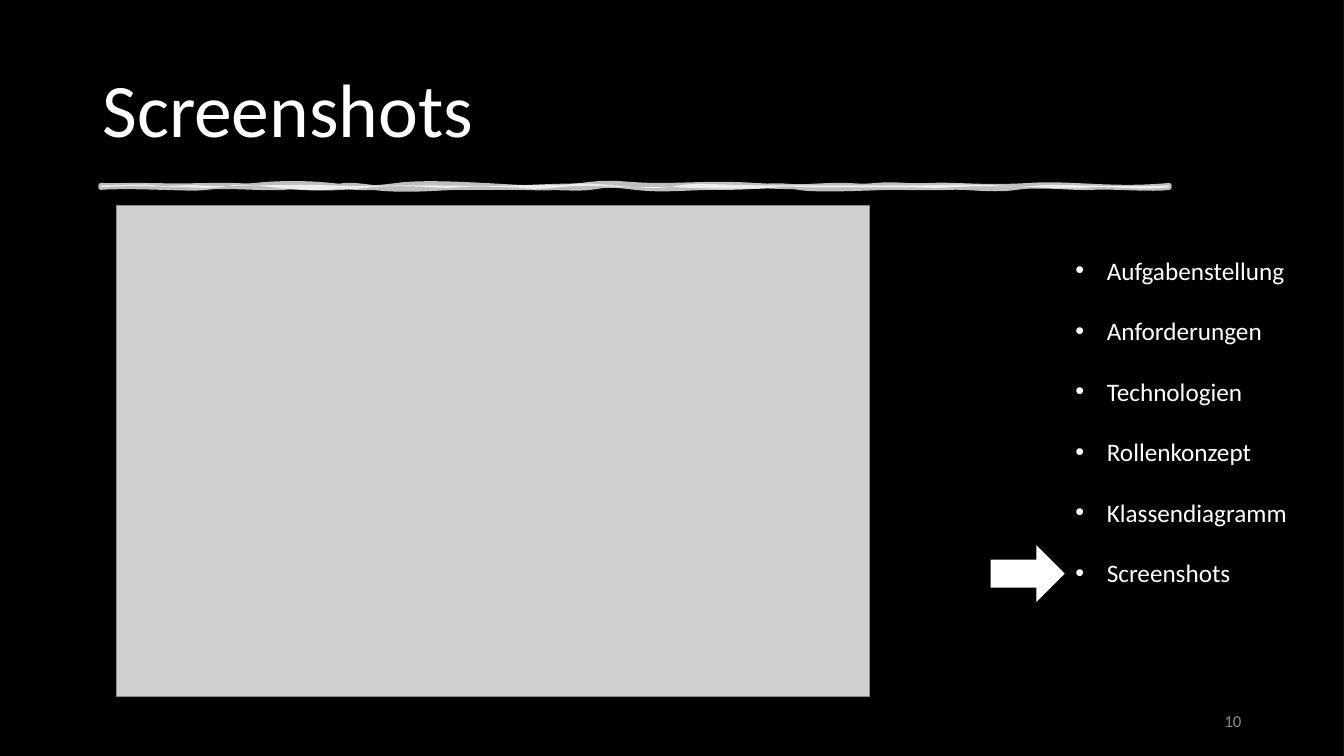
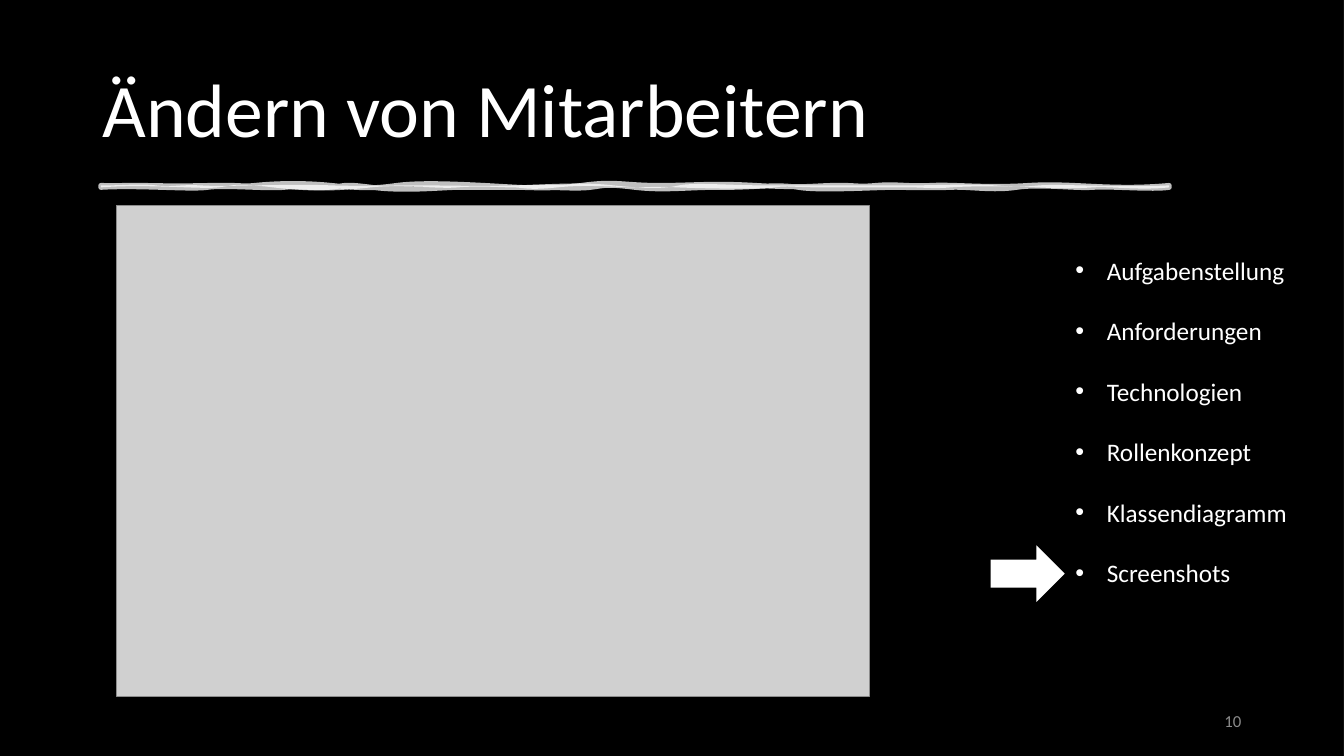
Before and after one commit to DennisWandschura/Profitabilitaet, a slide deck: slide 10 of Präst_Profitabilität.pptx. Drawn at 1344x756 pixels with LibreOffice and Linux fonts; fonts in the diff are those of the drawing; grey boxes stand for pictures; background and template pictures are left out; a plain dark background stands for a picture behind light text. Boxes give left, top, right and bottom in pixels: in the first picture for what was removed or moved away, otherwise in the second. Text is boxed around its words. In the diff, an @@ line names an element or a change of style, - is before the commit and + after.

```diff
--- a/Präst_Profitabilität.pptx
+++ b/Präst_Profitabilität.pptx
@@ title at bbox=[102, 76, 867, 138]: text changed @@
-Screenshots
+Ändern von Mitarbeitern
```
Also in this commit, not shown: 7 other slides changed, 1 slide added.
